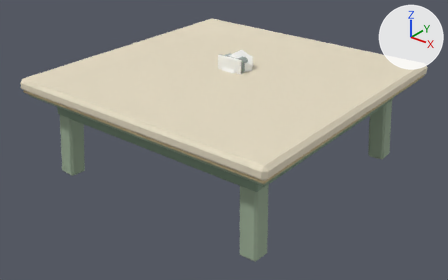
Before and after pictures for a commit that changed the Blender file assets/raw_design/artworks/fold_field_lowpoly_assets.blend.
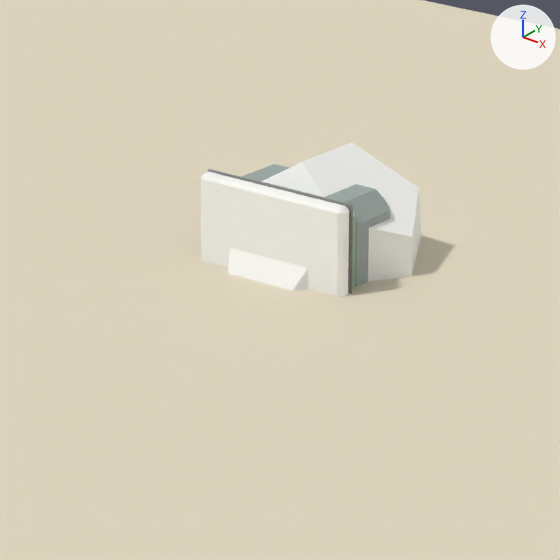
Old and new are each drawn whole from a 50 mm lens placed at (12.42, -15.87, 7.13), pointed at (0.1, -0.48, -2.42) and again close up on the part from 42% to 61% of the width and 10% to 41% of the height. Lighting does not change. The marker at upper right points along +X, +Y and +Z. The first two pictures are the older version.

Objects in the first close-up: 'Tabletop', 'blocker_ai', 'paper_ai', 'paper_ai_edge', 'player_ai' and 1 more.
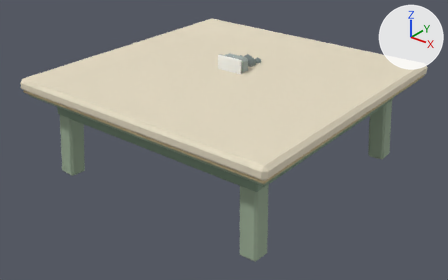
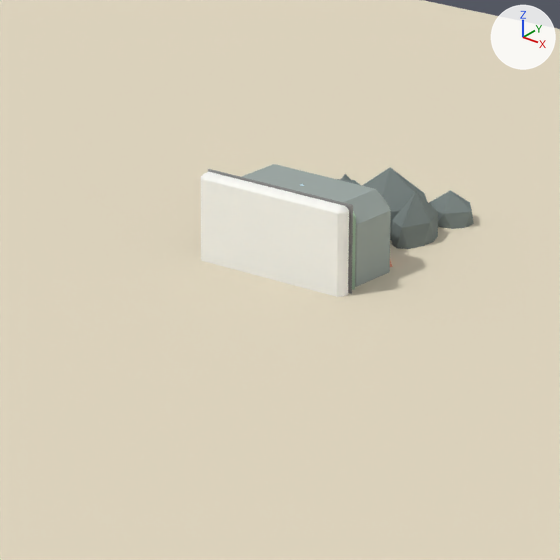
The edits, one by one:
Material 'Player charcoal hair' (mat_player_charcoal_hair) is new.
Its base color is (0.188, 0.227, 0.22) (grey #788381).
Its roughness is 0.84.
Material 'Player cloak' (mat_player_cloak) is new.
Its base color is (0.149, 0.188, 0.184) (grey #6c7877).
Its roughness is 0.84.
Mesh me_cone_009 is new.
It is a copy of me_cone_007.
Mesh me_icosphere_005_1 is new.
It is an icosphere of 20 faces spanning x -0.152..0.152, y -0.128..0.128, z -0.17..0.17.
It uses material mat_player_charcoal_hair (grey #788381).
Mesh me_icosphere_003_1 is new.
It is an icosphere of 20 faces spanning x -0.103..0.103, y -0.17..0.17, z -0.29..0.29.
It uses material mat_player_charcoal_hair (grey #788381).
Mesh me_icosphere_1 is new.
It is an icosphere of 20 faces spanning x -0.277..0.277, y -0.213..0.213, z -0.34..0.34.
It uses material mat_player_charcoal_hair (grey #788381).
Mesh me_cone_1 is new.
It is a 6-sided cut cone along z (radius 0.37 at the low end, 0.251 at the high end) spanning x -0.32..0.32, y -0.37..0.37, z -0.36..0.36.
It uses material mat_player_cloak (grey #6c7877).
Object 'player_ai' (ob_player_ai) now shows nothing instead of me_player_ai_mesh.
Object 'player_ai' (ob_player_ai) moves from (0.0, 0.42, 0.0) to (0.0, 0.0, 0.0).
Object 'creature_ai_wing.001' (ob_creature_ai_wing_001) now shows me_cone_009 instead of me_cone_008.
Object 'player_ai_ear_right' (ob_player_ai_ear_right) is new; it shows me_icosphere_005_1.
Its parent is ob_player_ai.
Its location is (0.2, 1.3, 0.01).
Object 'player_ai_bob_right' (ob_player_ai_bob_right) is new; it shows me_icosphere_003_1.
Its parent is ob_player_ai.
Its location is (0.245, 0.91, -0.005).
Object 'player_ai_bob_left' (ob_player_ai_bob_left) is new; it shows a copy of me_icosphere_003_1.
Its parent is ob_player_ai.
Its location is (-0.245, 0.91, -0.005).
Object 'player_ai_hair' (ob_player_ai_hair) is new; it shows me_icosphere_1.
Its parent is ob_player_ai.
Its location is (0.0, 1.0, 0.01).
Object 'player_ai_cloak' (ob_player_ai_cloak) is new; it shows me_cone_1.
Its parent is ob_player_ai.
Its location is (0.0, 0.42, 0.0).

Pixel boxes [x1, y1, x2, y2] of what changed, in the close-ups (560 x 560 px):
'player_ai', no longer drawn: before [228, 142, 421, 291]
'player_ai_bob_right', added: after [392, 192, 438, 249]
'player_ai_hair', added: after [362, 167, 427, 241]
'player_ai_ear_right', added: after [429, 190, 474, 229]
'player_ai_cloak', added (mostly hidden): after [337, 179, 360, 185]
'player_ai_bob_left', added (mostly hidden): after [341, 174, 351, 180]
